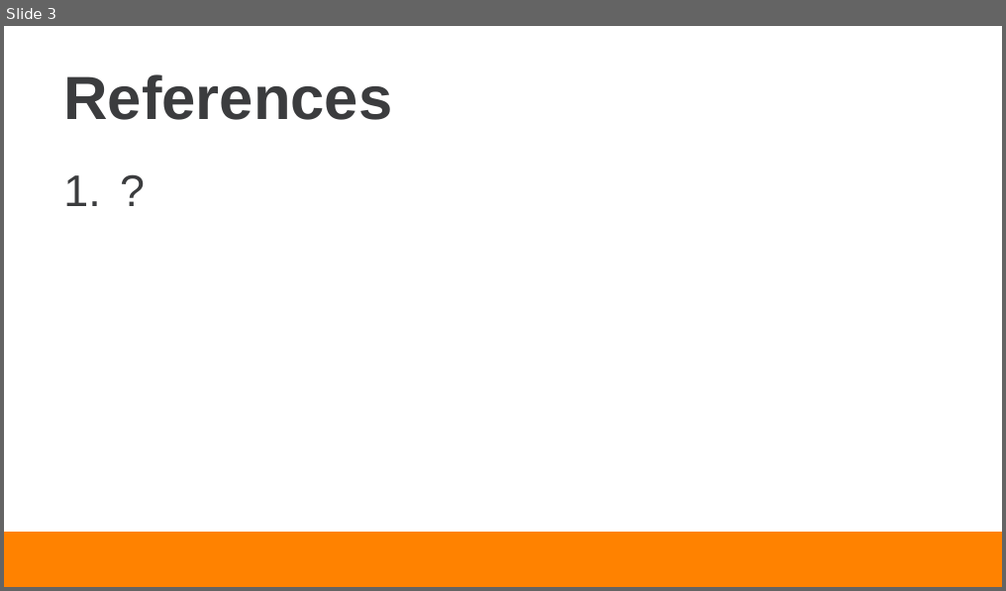
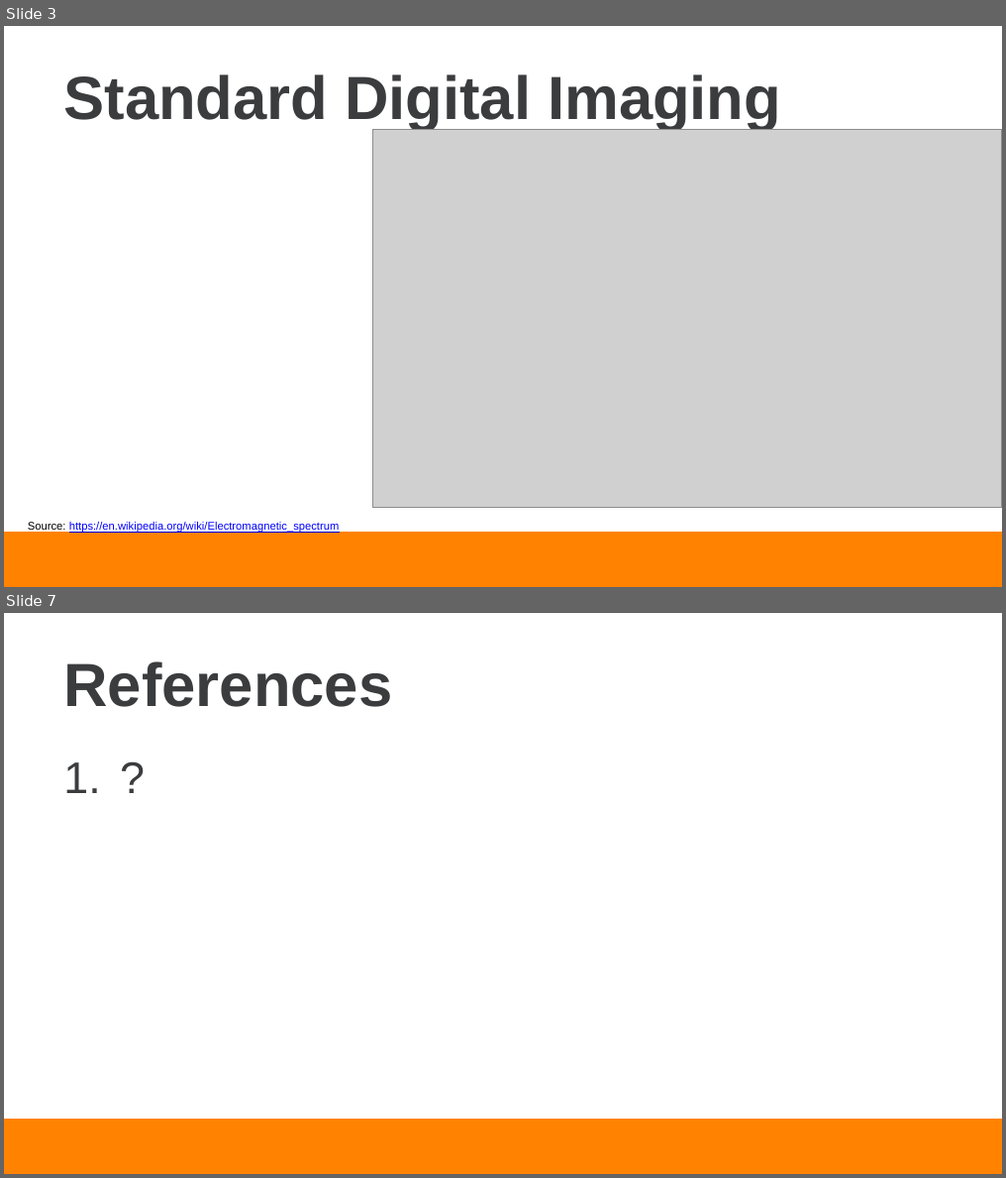
Before and after one commit to dcc3/ECE491_Final_Project, a slide deck: Documentation/Cornett_Leach_Presentation.pptx. Shown one above the other, each under a label of ours: slide 3 before the commit, slides 3 and 7 after it; the slides between them are not shown. The pictures are 1006x591 and 1006x1178 pixels, drawn with LibreOffice and Linux fonts; fonts in the diff are those of the drawing; grey boxes stand for pictures; background and template pictures are left out. Boxes give left, top, right and bottom in pixels: in the first picture for what was removed or moved away, otherwise in the second. Text is boxed around its words. In the diff, an @@ line names an element or a change of style, - is before the commit and + after.

```diff
--- a/Documentation/Cornett_Leach_Presentation.pptx
+++ b/Documentation/Cornett_Leach_Presentation.pptx
@@ slide 3 added at [4,26,1002,587], background #FFFFFF; not listed: 1 template element that a slide beside it also shows @@
@@ title added at [63,75,781,131], 44 pt, text #3B3C3E, bold @@
+Standard Digital Imaging
@@ picture added at [373,130,1002,508] @@
@@ text added at [28,522,340,533], 8 pt, text #0000FF, underline @@
+Source: https://en.wikipedia.org/wiki/Electromagnetic_spectrum
@@ what was slide 3 is now slide 7 @@
```
Also in this commit, not shown: 2 slides changed, 3 other slides added, 2 other files.
